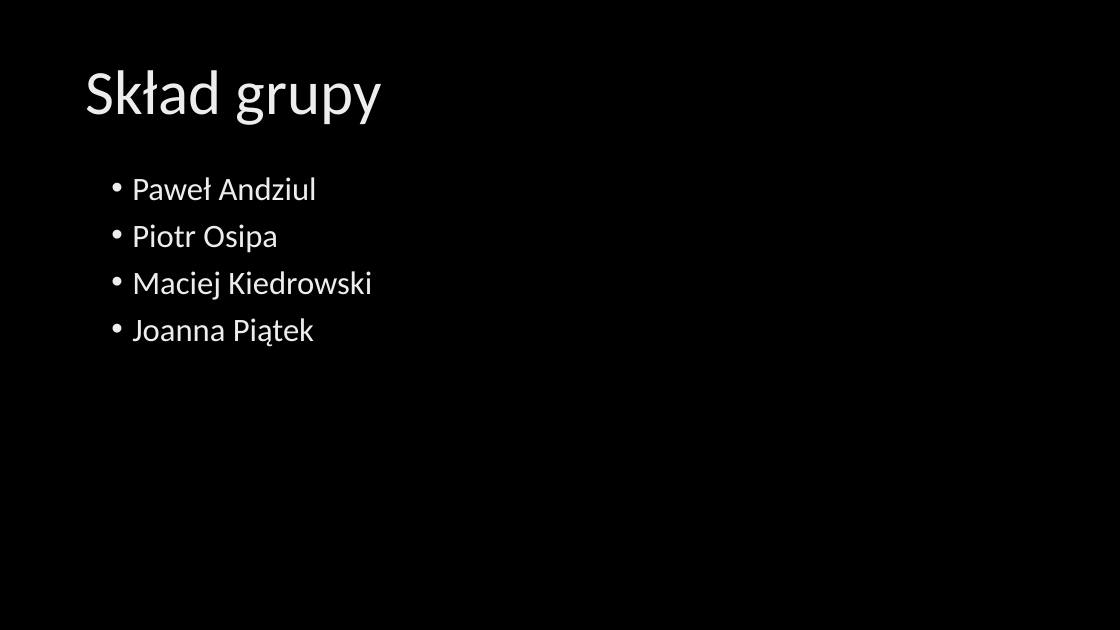
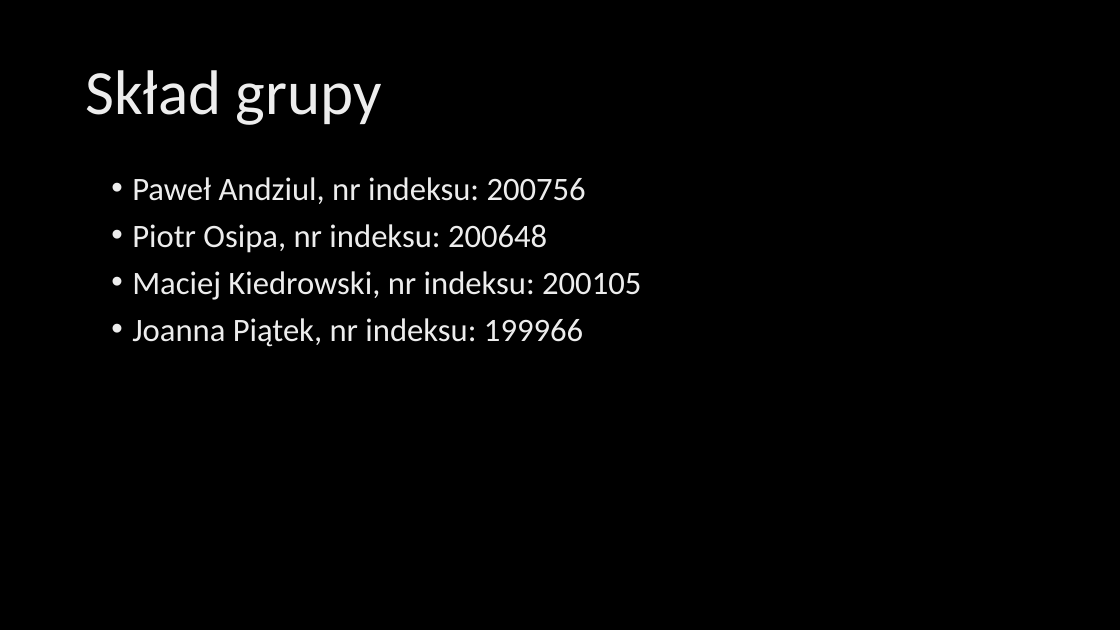
Before and after one commit to joannapiatek/Grafika3DLatex, a slide deck: slide 2 of Prezentacja.pptx. Drawn at 1120x630 pixels with LibreOffice and Linux fonts; fonts in the diff are those of the drawing; background and template pictures are left out. Boxes give left, top, right and bottom in pixels: in the first picture for what was removed or moved away, otherwise in the second. Text is boxed around its words. In the diff, an @@ line names an element or a change of style, - is before the commit and + after.

```diff
--- a/Prezentacja.pptx
+++ b/Prezentacja.pptx
@@ text at (x1=132, y1=177, x2=641, y2=347): text changed @@
-• Paweł Andziul
-• Piotr Osipa
-• Maciej Kiedrowski
-• Joanna Piątek
+• Paweł Andziul, nr indeksu: 200756
+• Piotr Osipa, nr indeksu: 200648
+• Maciej Kiedrowski, nr indeksu: 200105
+• Joanna Piątek, nr indeksu: 199966
```
Also in this commit, not shown: 2 other slides changed.
